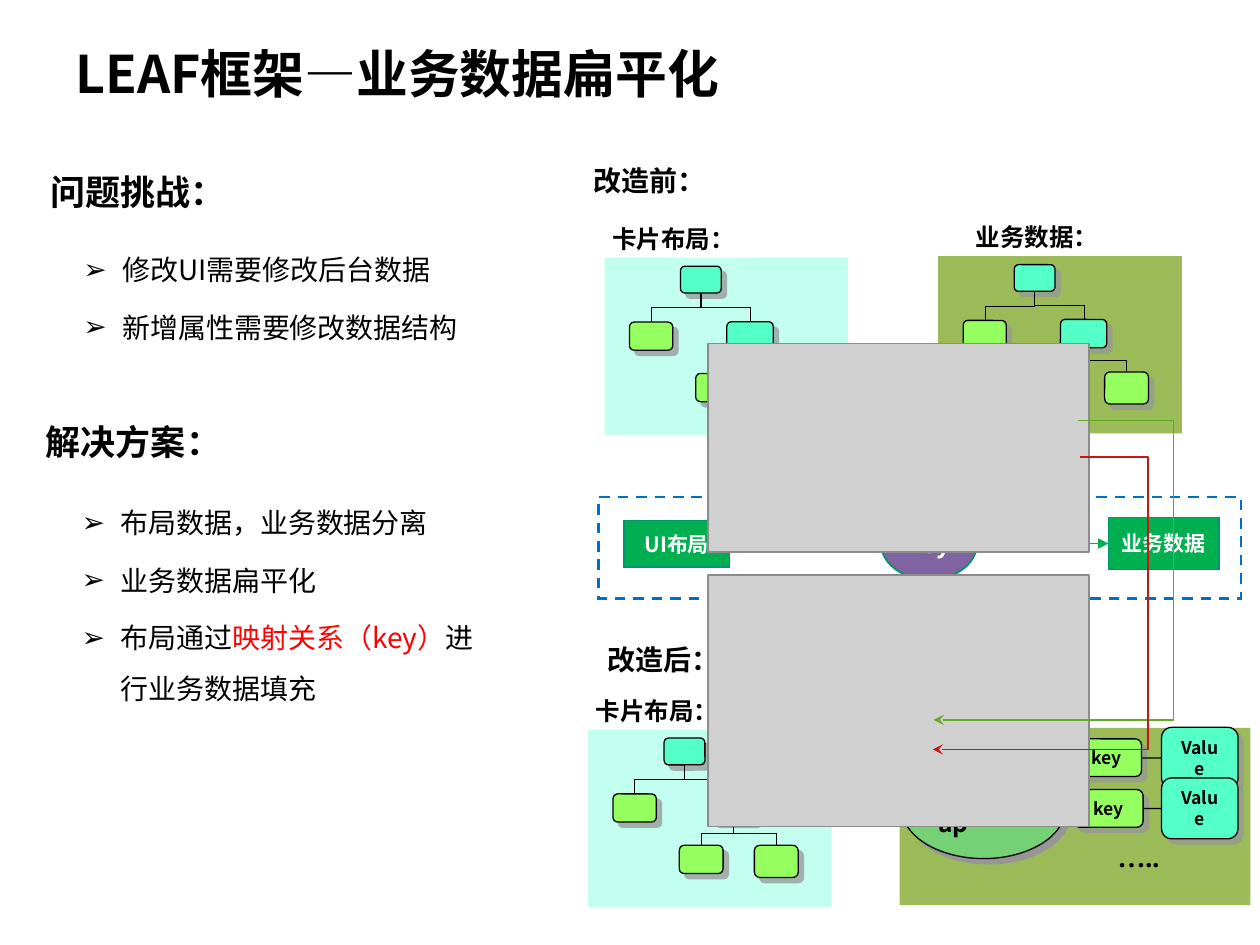
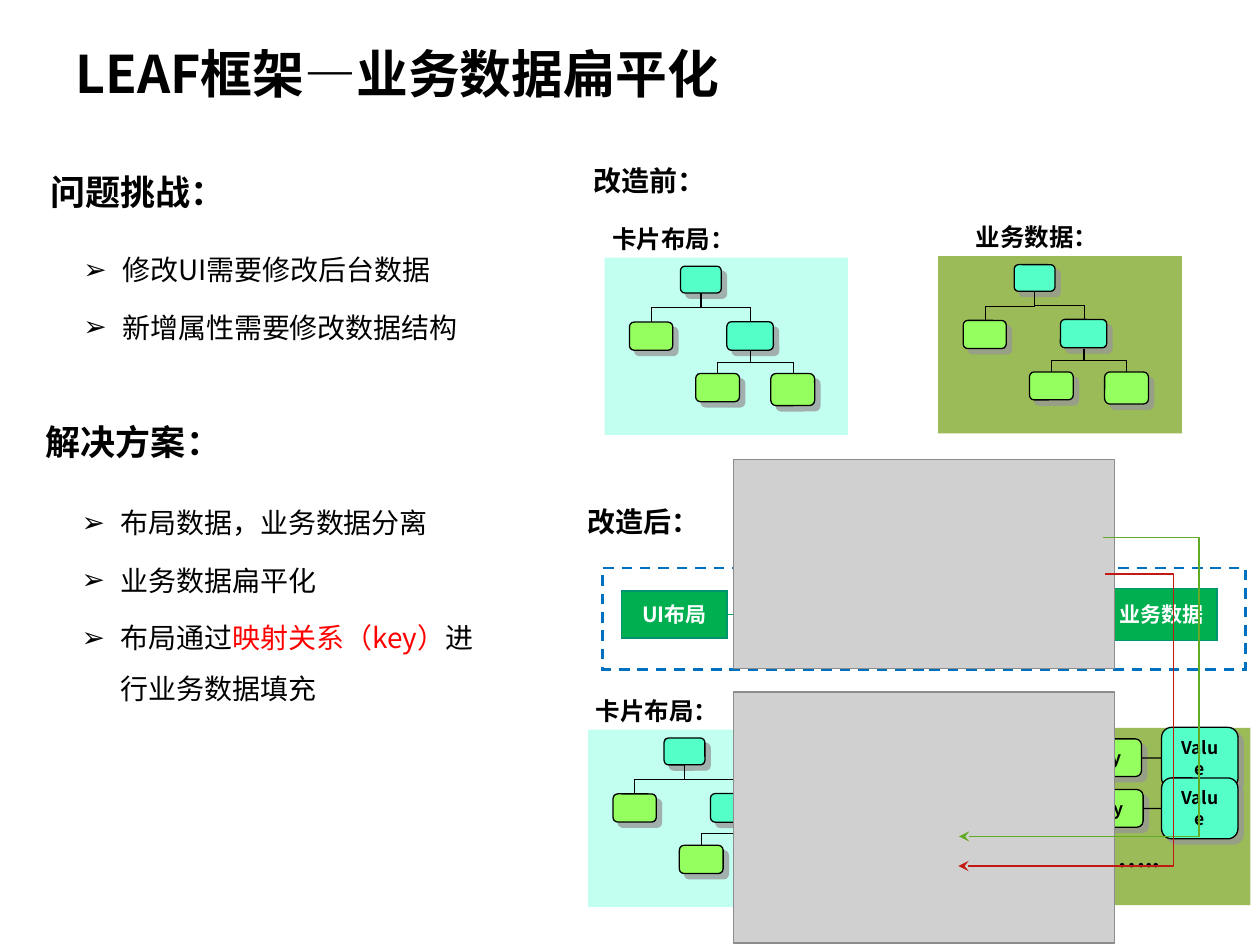
Before and after one commit to hamlingong/data, a slide deck: slide 14 of promote/龚海龙-v1.0.ppt. Drawn at 1260x945 pixels with LibreOffice and Linux fonts; fonts in the diff are those of the drawing; grey boxes stand for pictures; background and template pictures are left out. Boxes give left, top, right and bottom in pixels: in the first picture for what was removed or moved away, otherwise in the second. Text is boxed around its words. In the diff, an @@ line names an element or a change of style, - is before the commit and + after.

Commit message:
v1.6

```diff
--- a/promote/龚海龙-v1.0.ppt
+++ b/promote/龚海龙-v1.0.ppt
@@ elbow line added from (750, 350) to (717, 373), #000000 0.26 pt @@
@@ elbow line added from (750, 350) to (793, 373), #000000 0.26 pt @@
@@ elbow line added from (1084, 349) to (1051, 372), #000000 0.26 pt @@
@@ text "改造后：" rewrapped from box(607, 642, 719, 678) to box(587, 508, 699, 535) @@
@@ ellipse removed at box(881, 508, 976, 580) @@
-key
@@ 2 pictures, 1 freeform shape: place and size @@
-2 pictures, 1 freeform shape at box(708, 343, 1173, 825)
+2 pictures, 1 freeform shape at box(733, 460, 1198, 942)
@@ rectangle: place and size @@
-rectangle at box(598, 498, 1241, 598)
+rectangle at box(602, 568, 1245, 670)
@@ rectangle "UI布局": place and size @@
-rectangle "UI布局" at box(624, 520, 730, 567)
+rectangle "UI布局" at box(621, 591, 727, 638)
@@ freeform shape: place and size @@
-freeform shape at box(932, 457, 1148, 750)
+freeform shape at box(959, 575, 1174, 867)
@@ rectangle "业务数据": place and size @@
-rectangle "业务数据" at box(1109, 518, 1220, 570)
+rectangle "业务数据" at box(1106, 588, 1217, 640)
@@ arrow moved from (978, 544) - (1109, 543) to (727, 615) - (879, 615) @@
```
Also in this commit, not shown: 2 other slides changed.
